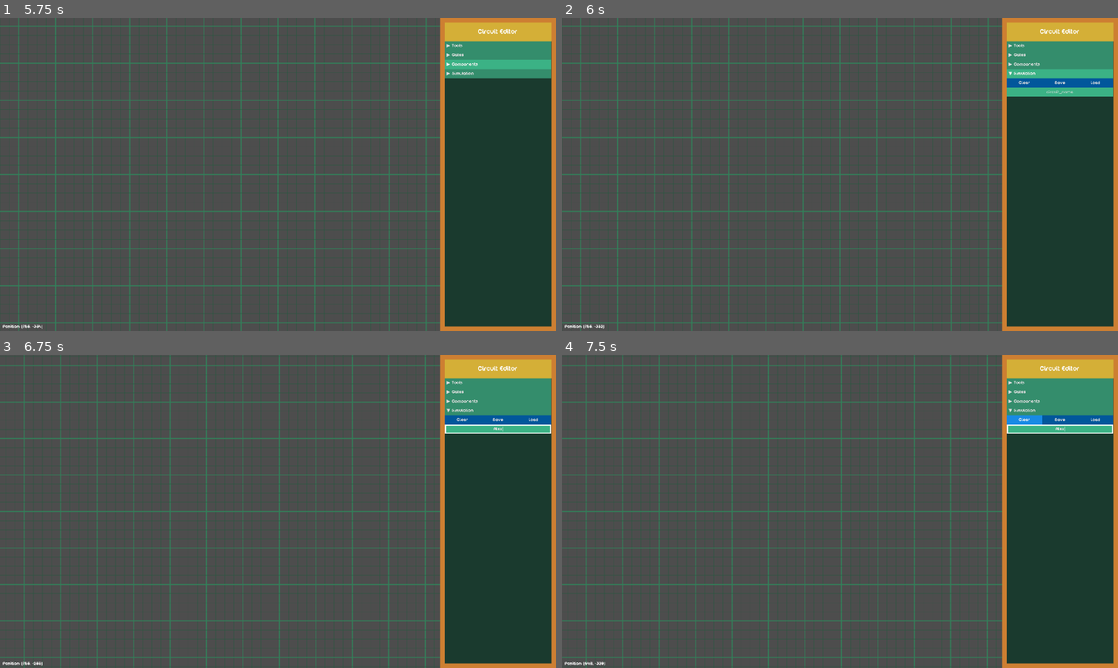
Above: before the commit, frames 1-4 (two rows, left to right).
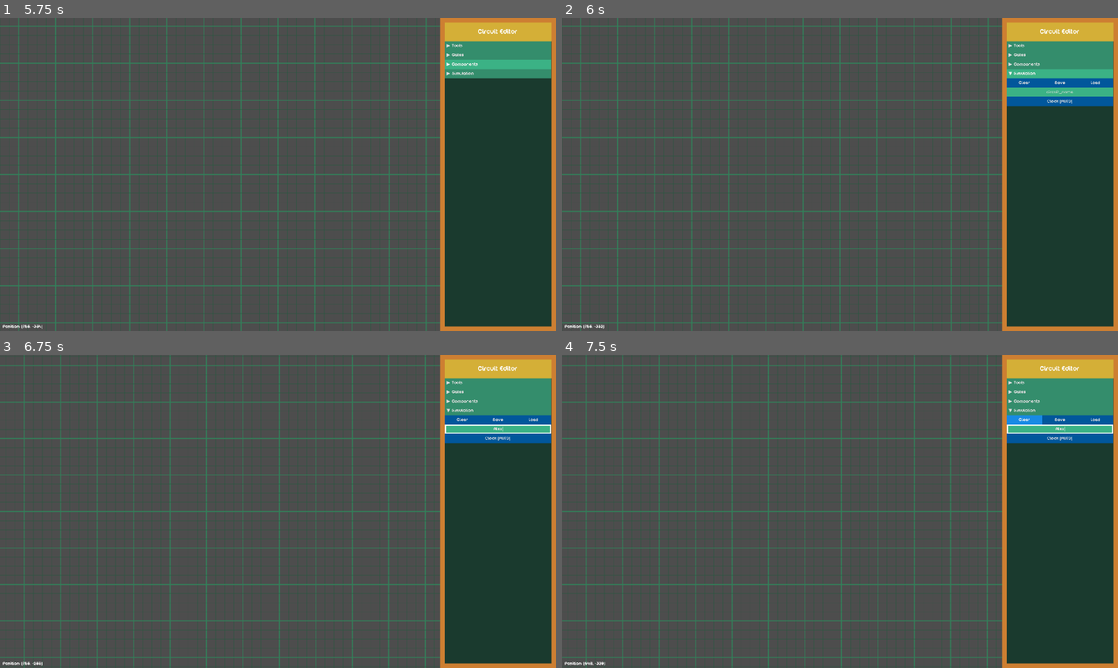
Above: after the commit, the same moments.

Repository: rbessin/Signal-Relay
Game: Godot game, scene res://scenes/main.tscn
The game is run twice, just before and just after one commit, with the same random seed, the same clock (stepped at 60 frames per second) and the same inputs.
Inputs (mouse positions are in pixels of both pictures, inside the frame that each line leads up to):
- Up to frame 1 (5.75 s): click "▶ Tools" at 0.5 s; click "▼ Tools" at 1.25 s; click "▶ Gates" at 2 s; click "CLOCK" at 2.75 s; click "▼ Gates" at 3.5 s; click "▶ Components" at 4.25 s; click "▼ Components" at 5 s
- Up to frame 2 (6 s): click "▶ Simulation" at 5.75 s
- Up to frame 3 (6.75 s): click (500, 430) at 6.52 s; type "Alex" at 6.6 s
- Up to frame 4 (7.5 s): click "Clear" at 7.25 s

Frame 1 is identical in both runs. In frame 2, 0.6% of the frame differs, in the area x 80-100%, y 25-29%; in frame 3, 0.6%; in frame 4, 0.6%.

Commit message:
added clock mode button to transition from auto to manual

Diff:
--- a/scenes/main.tscn
+++ b/scenes/main.tscn
@@ -232,6 +232,15 @@
 [sub_resource type="StyleBoxTexture" id="StyleBoxTexture_73205"]
 texture = ExtResource("13_jscy8")
 
+[sub_resource type="StyleBoxTexture" id="StyleBoxTexture_0tljd"]
+texture = ExtResource("11_gqmmt")
+
+[sub_resource type="StyleBoxTexture" id="StyleBoxTexture_mgpkq"]
+texture = ExtResource("12_yc10j")
+
+[sub_resource type="StyleBoxTexture" id="StyleBoxTexture_xmrkg"]
+texture = ExtResource("13_jscy8")
+
 [sub_resource type="StyleBoxFlat" id="StyleBoxFlat_85g3d"]
 bg_color = Color(0, 0, 0, 0.7)
 
@@ -682,6 +691,15 @@
 theme_override_styles/pressed = SubResource("StyleBoxTexture_tc087")
 theme_override_styles/hover = SubResource("StyleBoxTexture_73205")
 text = "Clock Step"
+
+[node name="ClockModeButton" type="Button" parent="UICanvas/UIControl/Inspector/VBoxContainer/ScrollableContent/ContentContainer/SimulationSection/SecondarySimulationContent"]
+custom_minimum_size = Vector2(368, 32)
+layout_mode = 2
+focus_mode = 0
+theme_override_styles/normal = SubResource("StyleBoxTexture_0tljd")
+theme_override_styles/pressed = SubResource("StyleBoxTexture_mgpkq")
+theme_override_styles/hover = SubResource("StyleBoxTexture_xmrkg")
+text = "Clock [AUTO]"
 
 [node name="ComponentDialogBackdrop" type="Panel" parent="UICanvas/UIControl"]
 visible = false
--- a/scripts/components/io/clock.gd
+++ b/scripts/components/io/clock.gd
@@ -2,7 +2,7 @@
 
 # Clock control
 @export var tick_rate: float = 0.5  # Seconds per tick
-@export var manual_mode: bool = true  # Enable manual stepping
+@export var manual_mode: bool = false  # Enable manual stepping
 var is_running: bool = false
 
 @onready var timer: Timer
--- a/scripts/main.gd
+++ b/scripts/main.gd
@@ -116,6 +116,8 @@
 		circuit_persistence_manager.on_load_button_pressed)
 	circuit_persistence_manager.step_clock_button.pressed.connect(
 		circuit_persistence_manager.step_manual_clocks)
+	circuit_persistence_manager.clock_mode_toggle_button.pressed.connect(
+		circuit_persistence_manager.toggle_clock_mode)
 
 # ============================================================================
 # PIN SIGNAL BRIDGE
@@ -243,6 +245,7 @@
 			gate.start_clock()
 
 	circuit_persistence_manager.update_step_clock_button_visibility()
+	circuit_persistence_manager.update_clock_mode_button_text()
 
 func _exit_select():
 	selection_manager.clear_selection()
--- a/scripts/managers/circuit_persistence_manager.gd
+++ b/scripts/managers/circuit_persistence_manager.gd
@@ -10,6 +10,7 @@
 var save_button: Button
 var load_button: Button
 var step_clock_button: Button
+var clock_mode_toggle_button: Button
 
 func _init(main_node: Node2D):
 	main = main_node
@@ -24,6 +25,7 @@
 	save_button = simulation_primary.get_node('Save')
 	load_button = simulation_primary.get_node('Load')
 	step_clock_button = simulation_secondary.get_node('StepClockButton')
+	clock_mode_toggle_button = simulation_secondary.get_node('ClockModeButton')
 
 func handle_save():
 	on_save_button_pressed()
@@ -86,10 +88,14 @@
 		source_pin.connected_wires.append(new_wire)
 		destination_pin.connected_wires.append(new_wire)
 
+	update_clock_mode_button_text()
+
 func empty_circuit():
 	main.selection_manager.clear_selection() # Clear selection
 	for child in gate_manager.gates.duplicate(): # Empty current scene
 		gate_manager.delete_gate(child)
+
+	update_clock_mode_button_text()
 
 	if main.current_mode == main.Mode.SIMULATE:
 		update_step_clock_button_visibility()
@@ -118,3 +124,33 @@
 			break
 
 	step_clock_button.visible = has_manual_clock
+
+func toggle_clock_mode(): # Find all clocks and toggle their mode
+	var has_clocks = false
+	var new_mode = null
+
+	for gate in gate_manager.gates:
+		if gate.type == "CLOCK":
+			has_clocks = true
+			if new_mode == null: new_mode = !gate.manual_mode  # Flip the mode
+			if gate.is_running: gate.stop_clock()
+
+	if has_clocks:
+		for gate in gate_manager.gates:
+			if gate.type == "CLOCK":
+				gate.manual_mode = new_mode
+				# Restart clock if in simulate mode
+				if main.current_mode == main.Mode.SIMULATE: gate.start_clock()
+
+		# Update button text
+		clock_mode_toggle_button.text = "Clock: Manual" if new_mode else "Clock: Auto"
+		update_step_clock_button_visibility()
+
+func update_clock_mode_button_text(): # Update clock mode button text
+	var is_manual = false
+	for gate in gate_manager.gates:
+		if gate.type == "CLOCK":
+			is_manual = gate.manual_mode
+			break
+
+	clock_mode_toggle_button.text = "Clock [MANUAL]" if is_manual else "Clock [AUTO]"
Not shown: 1 places in scenes/main.tscn that only renumber resources
